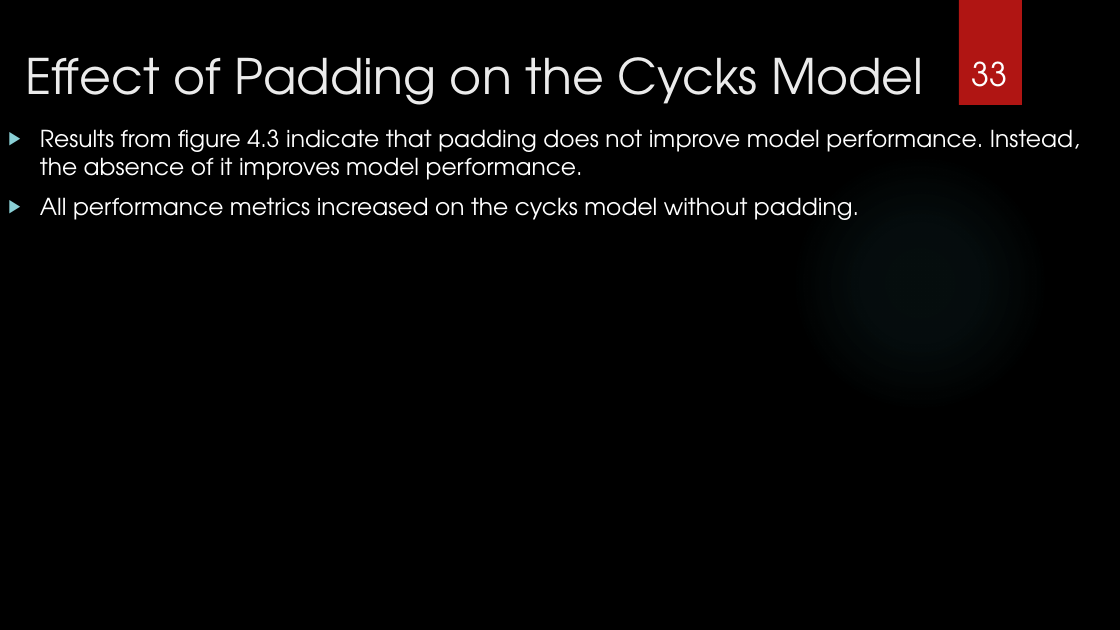
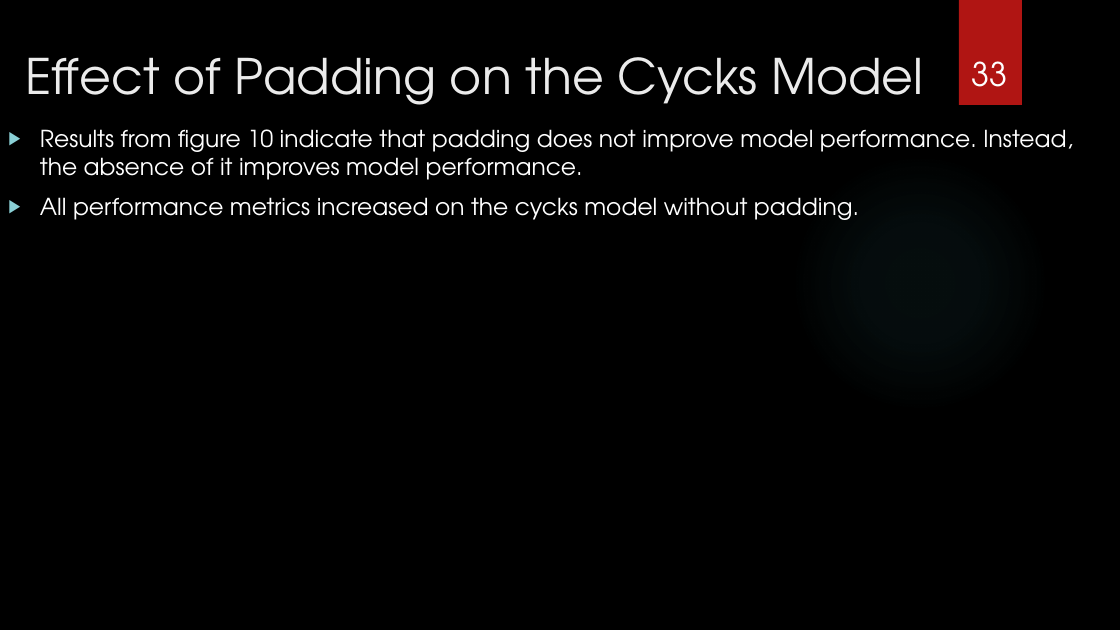
Before and after one commit to cycks/PgdThesis, a slide deck: slide 33 of mydocuments/Examining The Effect of Padding on Facial Recognition.pptx. Drawn at 1120x630 pixels with LibreOffice and Linux fonts; fonts in the diff are those of the drawing; background and template pictures are left out. Boxes give left, top, right and bottom in pixels: in the first picture for what was removed or moved away, otherwise in the second. Text is boxed around its words. In the diff, an @@ line names an element or a change of style, - is before the commit and + after.

Commit message:
Add impact of padding images

```diff
--- a/mydocuments/Examining The Effect of Padding on Facial Recognition.pptx
+++ b/mydocuments/Examining The Effect of Padding on Facial Recognition.pptx
@@ text at [40, 129, 1073, 180]: text changed @@
-▶ Results from figure 4.3 indicate that padding does not improve model performance. Instead, the absence of it improves model performance.
+▶ Results from figure 10 indicate that padding does not improve model performance. Instead, the absence of it improves model performance.
```
Also in this commit, not shown: 14 other slides changed, 1 slide added, 2 slides removed, 4 other files.
